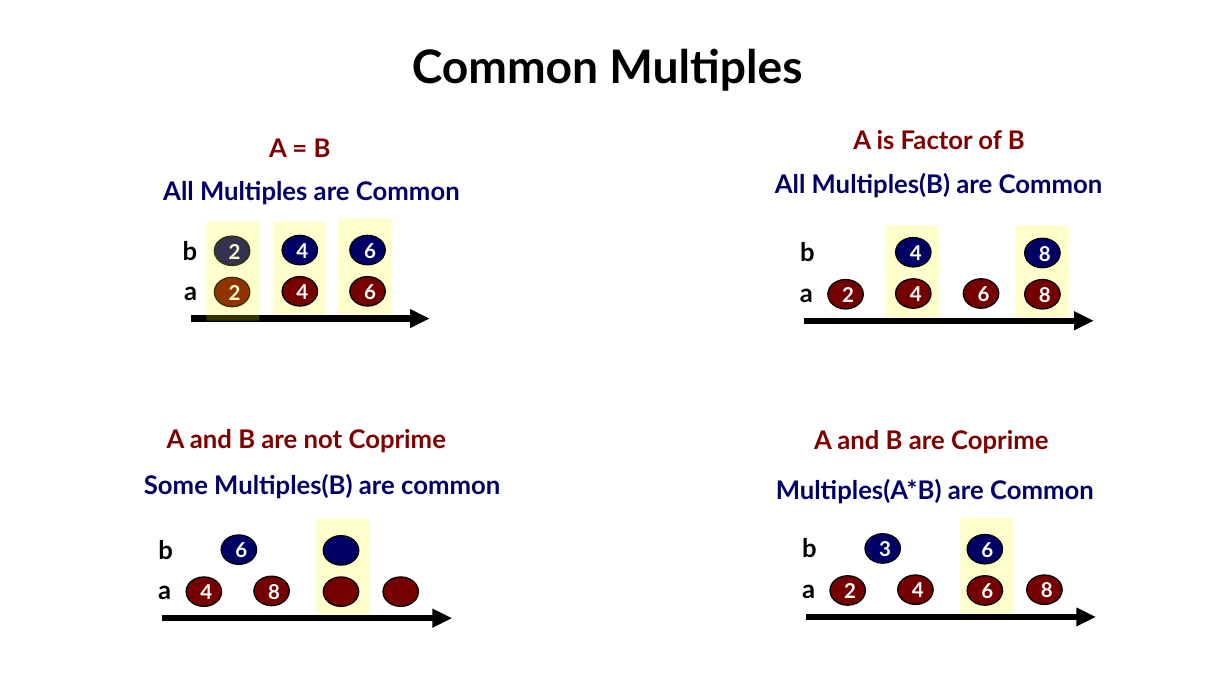
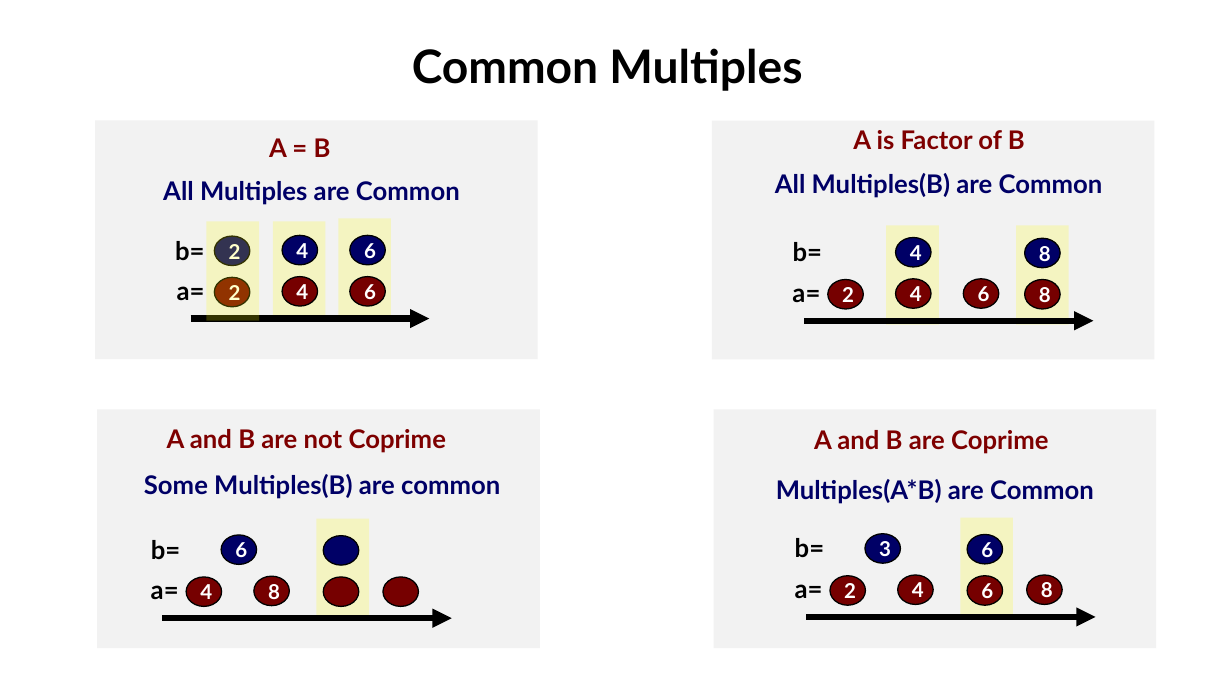
Before and after one commit to valdas1966/myq, a slide deck: slide 16 of Images/Mathematics/Numbers/For Pictures.pptx (slide 22 before the commit). Drawn at 1232x693 pixels with LibreOffice and Linux fonts; fonts in the diff are those of the drawing. Boxes give left, top, right and bottom in pixels: in the first picture for what was removed or moved away, otherwise in the second. Text is boxed around its words. In the diff, an @@ line names an element or a change of style, - is before the commit and + after.

```diff
--- a/Images/Mathematics/Numbers/For Pictures.pptx
+++ b/Images/Mathematics/Numbers/For Pictures.pptx
@@ rectangle added at box(95, 120, 538, 359), fill #F2F2F2 @@
@@ rectangle added at box(712, 121, 1154, 360), fill #F2F2F2 @@
@@ text at box(175, 241, 204, 260): text changed @@
-b
+b=
@@ text at box(793, 242, 822, 261): text changed @@
-b
+b=
@@ text at box(177, 286, 205, 300): text changed @@
-a
+a=
@@ text at box(792, 288, 820, 302): text changed @@
-a
+a=
@@ rectangle added at box(97, 409, 540, 648), fill #F2F2F2 @@
@@ rectangle added at box(714, 409, 1156, 648), fill #F2F2F2 @@
@@ text at box(795, 538, 824, 557): text changed @@
-b
+b=
@@ text at box(151, 540, 180, 559): text changed @@
-b
+b=
@@ text at box(151, 585, 179, 599): text changed @@
-a
+a=
@@ text at box(795, 584, 823, 598): text changed @@
-a
+a=
```
Also in this commit, not shown: 1 other slide changed, 10 slides removed, 2 other files.
